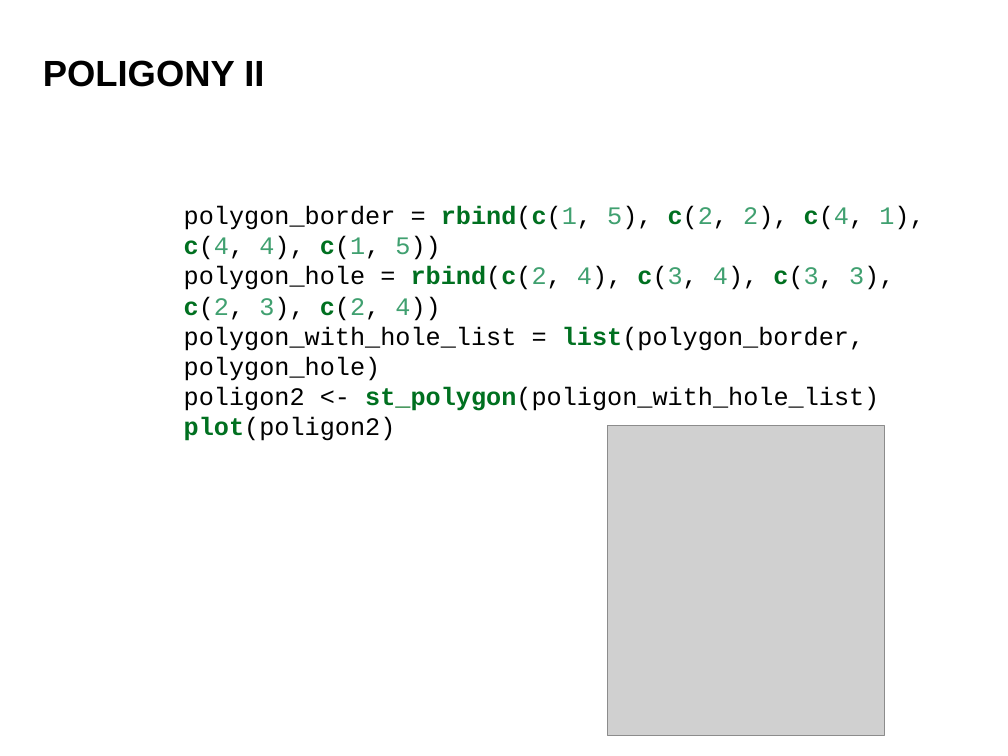
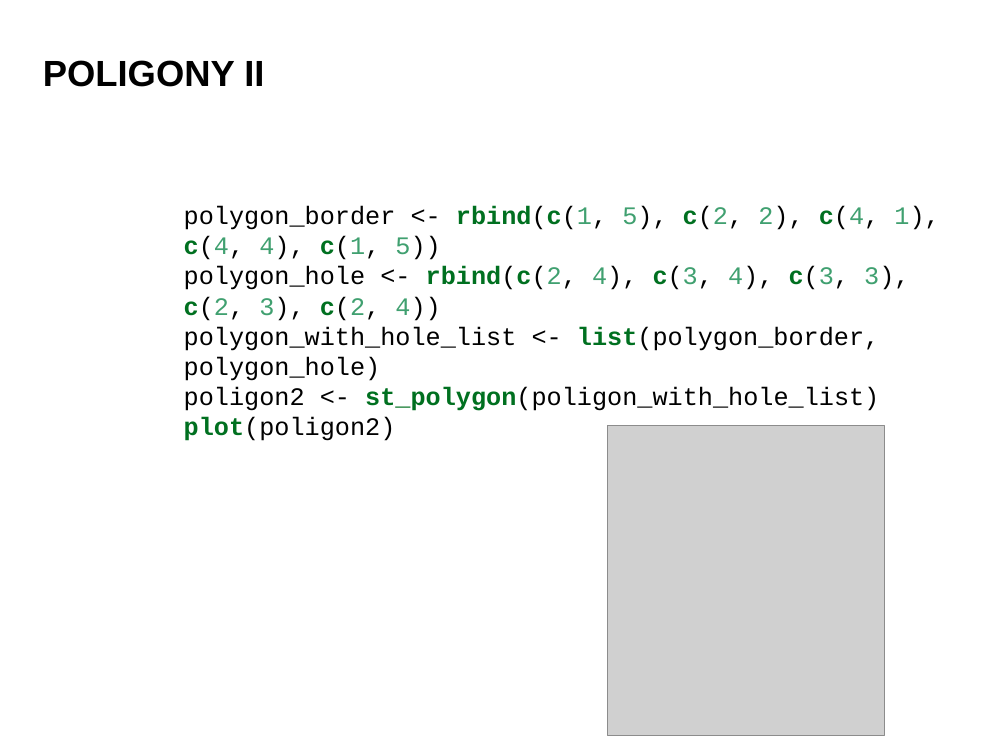
Before and after one commit to dabrowskia/ADP2020, a slide deck: slide 37 of presentations/Analiza Danych Przestrzennych 02.pptx. Drawn at 1008x756 pixels with LibreOffice and Linux fonts; fonts in the diff are those of the drawing; grey boxes stand for pictures; background and template pictures are left out. Boxes give left, top, right and bottom in pixels: in the first picture for what was removed or moved away, otherwise in the second. Text is boxed around its words. In the diff, an @@ line names an element or a change of style, - is before the commit and + after.

```diff
--- a/presentations/Analiza Danych Przestrzennych 02.pptx
+++ b/presentations/Analiza Danych Przestrzennych 02.pptx
@@ text at (184,205,939,441): text changed @@
-polygon_border = rbind(c(1, 5), c(2, 2), c(4, 1), c(4, 4), c(1, 5))
-polygon_hole = rbind(c(2, 4), c(3, 4), c(3, 3), c(2, 3), c(2, 4))
-polygon_with_hole_list = list(polygon_border, polygon_hole)
-poligon2 <- st_polygon(poligon_with_hole_list)
-plot(poligon2)
+polygon_border <- rbind(c(1, 5), c(2, 2), c(4, 1), c(4, 4), c(1, 5))
+polygon_hole <- rbind(c(2, 4), c(3, 4), c(3, 3), c(2, 3), c(2, 4))
+polygon_with_hole_list <- list(polygon_border, polygon_hole)
+poligon2 <- st_polygon(poligon_with_hole_list)
+plot(poligon2)
```
Also in this commit, not shown: 11 other slides changed, 1 slide added, 2 other files.
